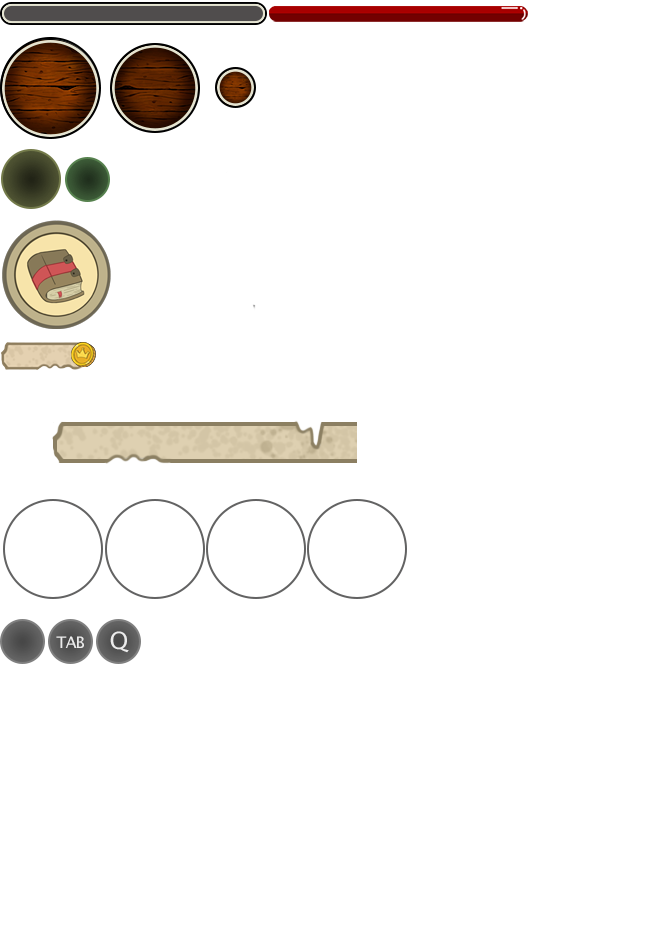
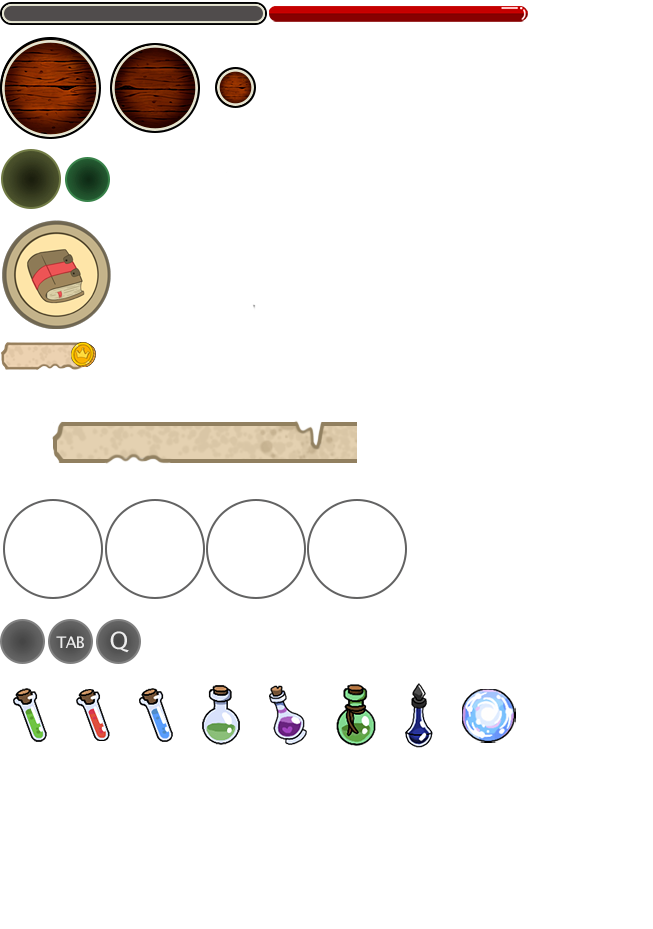
Layer changes from the first (653, 929) image to the second:
removed group "new" (9 layers) over [0, 4, 528, 463]
removed layer "Capa 12" from group "new" over [3, 221, 110, 329]
removed layer "Moneda copia" from group "new" over [71, 342, 96, 367]
removed layer "Capa 11" from group "new" over [1, 342, 87, 370]
removed layer "Capa 10" from group "new" over [53, 422, 357, 463]
removed layer "Capa 9" from group "new" over [0, 39, 99, 137]
removed layer "Capa 8" from group "new" over [217, 69, 254, 106]
removed layer "Capa 7" from group "new" over [112, 45, 198, 131]
removed layer "Capa 4" from group "new" over [269, 6, 528, 22]
removed layer "Capa 5" from group "new" over [2, 4, 265, 23]
removed group "old" (34 layers) over [0, 4, 528, 463]
removed layer "Moneda" from group "old" over [71, 342, 96, 367]
renamed "FondoMascara" to "textura_pocion_vida_3", moved it out of group "old", painted on it over [0, 39, 173, 742]
renamed "Rectángulo 1" to "textura_orbe_magico", showed it, moved it out of group "old", painted on it over [6, 344, 516, 743]
renamed "Mochila" to "textura_pocion_velocidad", showed it, moved it out of group "old", painted on it over [1, 221, 433, 748]
renamed "FondoHabilidad2" to "textura_pocion_dano", moved it out of group "old", painted on it over [65, 157, 376, 746]
renamed "FondoHabilidad" to "textura_pocion_regeneracion", moved it out of group "old", painted on it over [1, 149, 307, 745]
renamed "FondoMascaraSecundaria" to "textura_pocion_vida_max", moved it out of group "old", painted on it over [116, 49, 240, 745]
renamed "FondoPociones" to "textura_pocion_vida_2", showed it, moved it out of group "old", painted on it over [76, 67, 257, 741]
renamed "healthBar_bg" to "textura_pocion_vida_1", showed it, moved it out of group "old", painted on it over [0, 4, 220, 742]
moved "Capa 1" out of group "old", painted on it over [0, 4, 528, 463]
